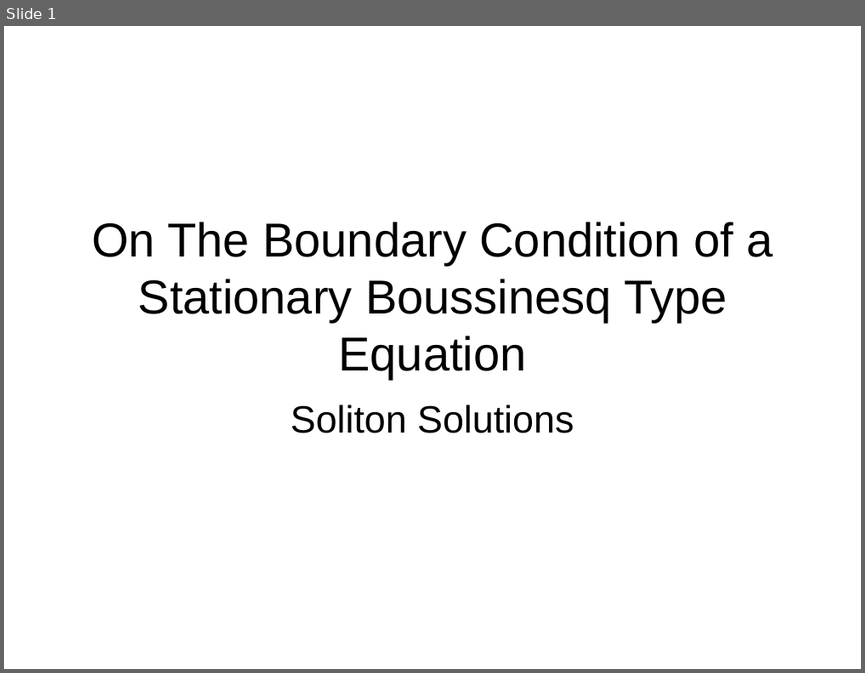
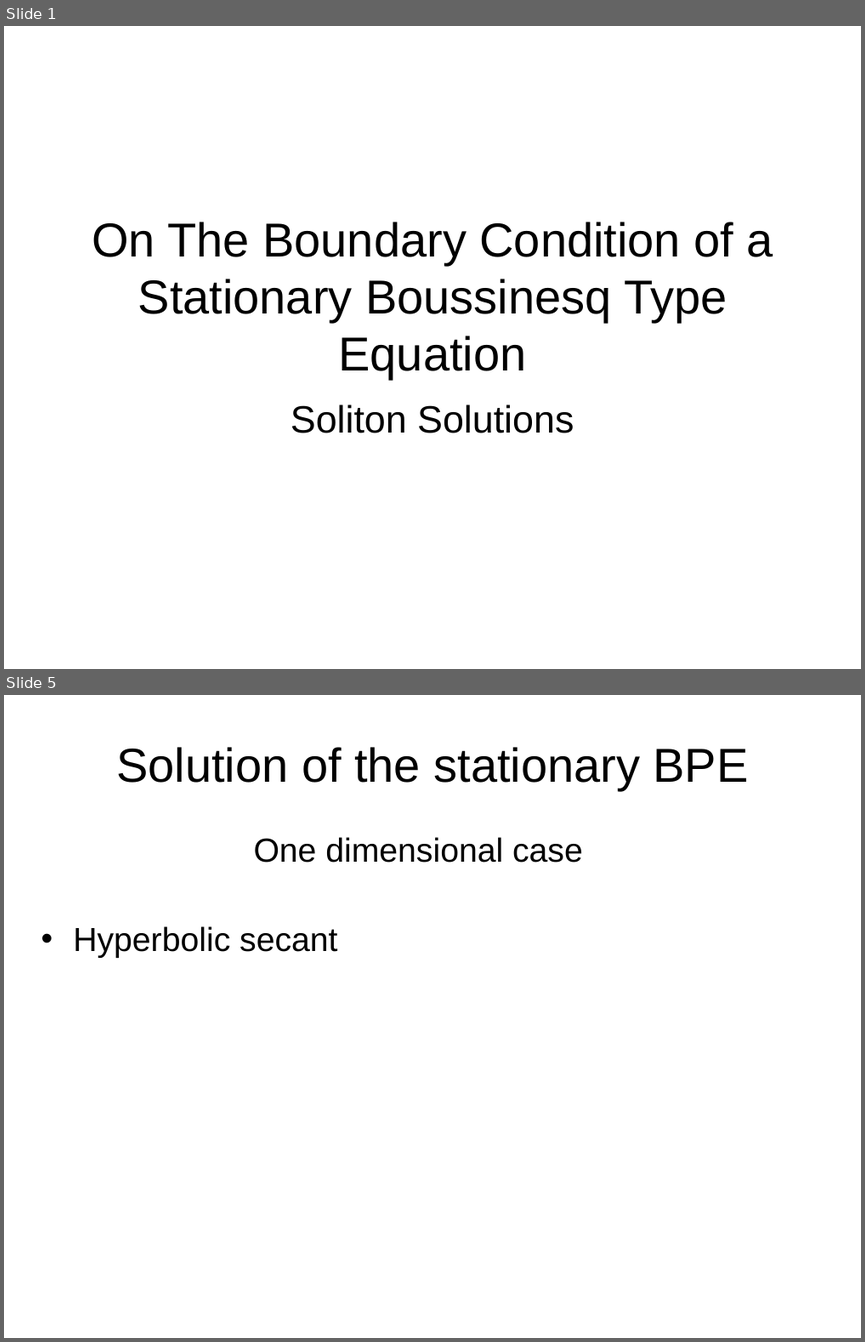
Before and after one commit to CloakMe/Boussinesq, a slide deck: Docu/Presentation Linz/Presentation.ppt. Shown one above the other, each under a label of ours: slide 1 before the commit, slides 1 and 5 after it; the slides between them are not shown. The pictures are 865x673 and 865x1342 pixels, drawn with LibreOffice and Linux fonts; fonts in the diff are those of the drawing. Boxes give left, top, right and bottom in pixels: in the first picture for what was removed or moved away, otherwise in the second. Text is boxed around its words. In the diff, an @@ line names an element or a change of style, - is before the commit and + after.

Commit message:
presentation Linz
Add hyperbolic problem

```diff
--- a/Docu/Presentation Linz/Presentation.ppt
+++ b/Docu/Presentation Linz/Presentation.ppt
@@ slide 5 added at box(4, 695, 861, 1338), background #FFFFFF @@
@@ title added at box(116, 747, 749, 789), 40 pt, text #000000 @@
+Solution of the stationary BPE
@@ text added at box(254, 837, 583, 862), 28 pt, text #000000 @@
+One dimensional case
@@ text added at box(73, 926, 337, 958), 28 pt, text #000000 @@
+• Hyperbolic secant
```
Also in this commit, not shown: 2 slides changed, 2 other slides added, 2 slides removed.
